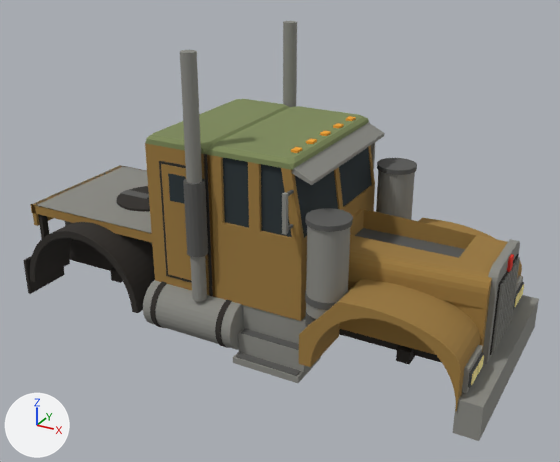
The glTF model game/public/models/base_tractor.glb as it was, and as the next commit left it.
Both versions are drawn from a 50 mm lens placed at (4.51, -7.92, 4.03), pointed at (0.23, -0.14, 0.14). The axes (+X, +Y, +Z) are drawn at lower left. The lights are the same throughout. The older version comes first. Vertices at exactly the same position are counted once.

Names of what the first picture shows: 'base_tractor'.
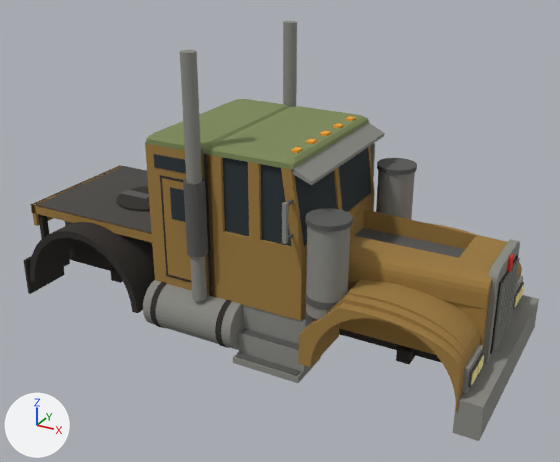
Changed parts and their boxes (x1, y1, x2, y2) in the pictures (560 x 462 px; the box of a moved part takes in the faces that stretch with it):
part 1 of me_hood, moved or reshaped
    before: (288, 224, 293, 231)
    after: (288, 233, 293, 240)
part 2 of me_hood, moved or reshaped
    before: (287, 190, 294, 196)
    after: (288, 199, 294, 206)
part 3 of me_hood, moved or reshaped
    before: (282, 192, 288, 234)
    after: (282, 202, 288, 244)
part 4 of me_hood, added
    after: (170, 187, 185, 222)
part 5 of me_hood, added
    after: (154, 154, 186, 173)
part 6 of me_hood, deleted
    before: (168, 173, 186, 204)
part 7 of me_hood, cut back
    before: (159, 145, 522, 410)
    after: (160, 146, 522, 411)
part 8 of me_hood, recoloured (grey to dark grey)
    both: (33, 166, 152, 233)

Diff of the bpy script that builds the scene:
```diff
--- a/game/public/models/base_tractor.glb.py
+++ b/game/public/models/base_tractor.glb.py
@@ me_hood @@
 # used by ob_base_tractor; location = (0.0, 0.0, 0.0)
-me_hood.from_pydata(...)  # 2234 vertices, 4058 faces; spans x -3.2..3.2, y -1.32..1.32, z -1.14..2.48
+me_hood.from_pydata(...)  # 2574 vertices, 4996 faces; spans x -3.2..3.2, y -1.32..1.32, z -1.14..2.48
+# me_hood part 1: the loose piece of 8 vertices spanning x 0.87..0.89, y -1.2..-1.04, z 0.68..0.7 is moved by (0.0, 0.0, -0.11)
+# me_hood part 2: the loose piece of 8 vertices spanning x 0.87..0.89, y -1.2..-1.04, z 1.08..1.11 is moved by (0.0, 0.0, -0.11)
+# me_hood part 3: the loose piece of 8 vertices spanning x 0.86..0.9, y -1.23..-1.18, z 0.66..1.12 is moved by (0.0, 0.0, -0.11)
+# me_hood part 4: a new loose piece, a box spanning x -0.733..-0.513, y -1.056..-1.038, z 0.45..0.85, in mat_glass (dark grey #2a3438)
+# me_hood part 5: a new loose piece, a box spanning x -0.943..-0.343, y -1.05..-1.038, z 1.06..1.22, in mat_glass (dark grey #2a3438)
+# me_hood part 6: the loose piece of 8 vertices spanning x -0.74..-0.5, y -1.06..-1.04, z 0.68..1.02 is deleted
+# me_hood part 7: 80 vertices moved from x -0.87..2.9, y -1.32..1.32, z -0.42..1.15 to x -0.87..2.9, y -1.32..1.32, z -0.42..0.97; 12 vertices removed from x 1.22..2.94, y -1.32..1.32, z -0.38..0.07; 336 vertices added at x 1.12..2.94, y -1.32..1.32, z -0.85..0.07
+# me_hood part 8: 8 faces spanning x -3.2..-1.07, y -0.94..0.94, z 0.0..0.12 switch from mat_metal_light (grey #8a8a84) to mat_metal_dark (dark grey #4a4744)
+# other edits to the shape of me_hood do not show in these pictures
 me_hood.materials.append(mat_paint)
```
